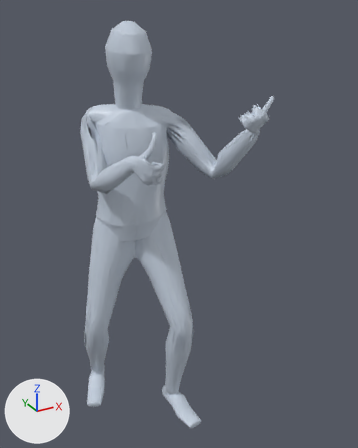
Renders of the glTF model app/assets/anims/Base/unarmed_parry.glb from each side of a commit.
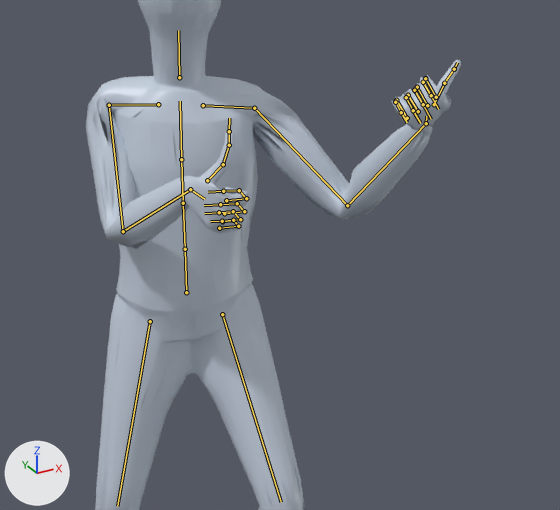
Each version appears first whole from a 50 mm lens placed at (-0.761, -1.808, 1.781), pointed at (0.157, -0.138, 0.946), and next in a close-up on the part from 10% to 91% of the width and 14% to 73% of the height. The lights are fixed; the arrows at lower left show +X, +Y and +Z. The first two pictures are the older version. Both versions are drawn at frame 5 of the action 'Animation'; the numbers are the values there. The bones that change, and the others that lie on the model, are drawn over the model as lines in the close-ups.

Names of what the first close-up shows: 'Body_human_male'.
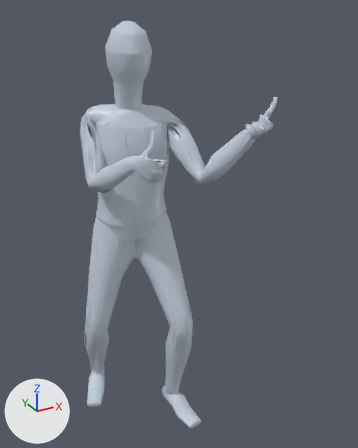
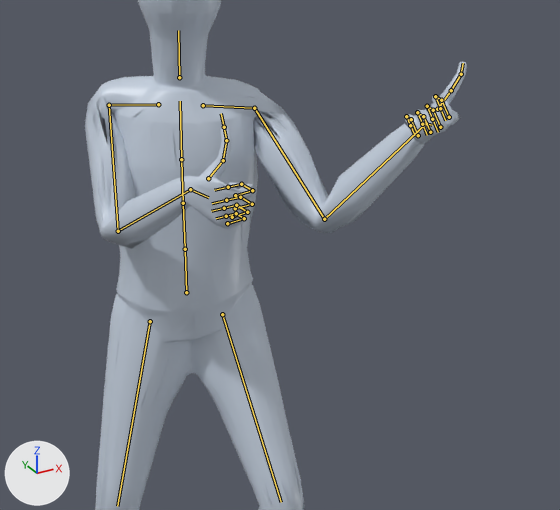
Edits to the scene script, one JSON object a line:
```json
{"block": "bone_mixamorig_leftarm", "where": "bone_mixamorig_leftarm = bpy.data.objects['Armature'].pose.bones['mixamorig:LeftArm']  # child of 'mixamorig:LeftShoulder'"}
{"op": "set", "path": "bone_mixamorig_leftarm.rotation_quaternion", "old": "(0.768, -0.362, -0.518, 0.106)", "new": "(0.6, -0.468, -0.645, 0.07)", "note": "degrees (-73, -46, 51) -> degrees (-113, -45, 77)"}
{"block": "bone_mixamorig_lefthand", "where": "bone_mixamorig_lefthand = bpy.data.objects['Armature'].pose.bones['mixamorig:LeftHand']  # child of 'mixamorig:LeftForeArm'"}
{"op": "set", "path": "bone_mixamorig_lefthand.rotation_quaternion", "old": "(0.54, -0.287, -0.765, 0.203)", "new": "(0.663, -0.19, -0.517, 0.508)", "note": "degrees (62, -135, -69) -> degrees (-63, -29, 93)"}
{"block": "bone_mixamorig_rightarm", "where": "bone_mixamorig_rightarm = bpy.data.objects['Armature'].pose.bones['mixamorig:RightArm']  # child of 'mixamorig:RightShoulder'"}
{"op": "set", "path": "bone_mixamorig_rightarm.rotation_quaternion", "old": "(0.637, -0.604, 0.018, 0.478)", "new": "(0.648, -0.583, 0.015, 0.489)", "note": "degrees (-70, 37, 47) -> degrees (-67, 36, 50)"}
{"block": "bone_mixamorig_righthand", "where": "bone_mixamorig_righthand = bpy.data.objects['Armature'].pose.bones['mixamorig:RightHand']  # child of 'mixamorig:RightForeArm'"}
{"op": "set", "path": "bone_mixamorig_righthand.rotation_quaternion", "old": "(0.913, -0.065, 0.159, -0.371)", "new": "(0.894, -0.182, 0.233, -0.337)", "note": "degrees (-14, 14, -46) -> degrees (-30, 17, -46)"}
```

Pixel boxes (x1, y1, x2, y2) of what changed, in the close-ups (560 x 510 px):
```json
{"object": "Body_human_male", "change": "posed", "before": [86, 0, 461, 510], "after": [85, 0, 467, 510]}
{"bone": "mixamorig:LeftArm", "before": "(254, 108) to (347, 205)", "after": "(254, 108) to (324, 219)"}
{"bone": "mixamorig:LeftHand", "before": "(426, 123) to (426, 116)", "after": "(426, 123) to (432, 125)"}
{"bone": "mixamorig:RightArm", "before": "(109, 105) to (123, 231)", "after": "(109, 105) to (118, 231)"}
{"bone": "mixamorig:RightHand", "before": "(190, 189) to (204, 199)", "after": "(190, 189) to (208, 197)"}
```
